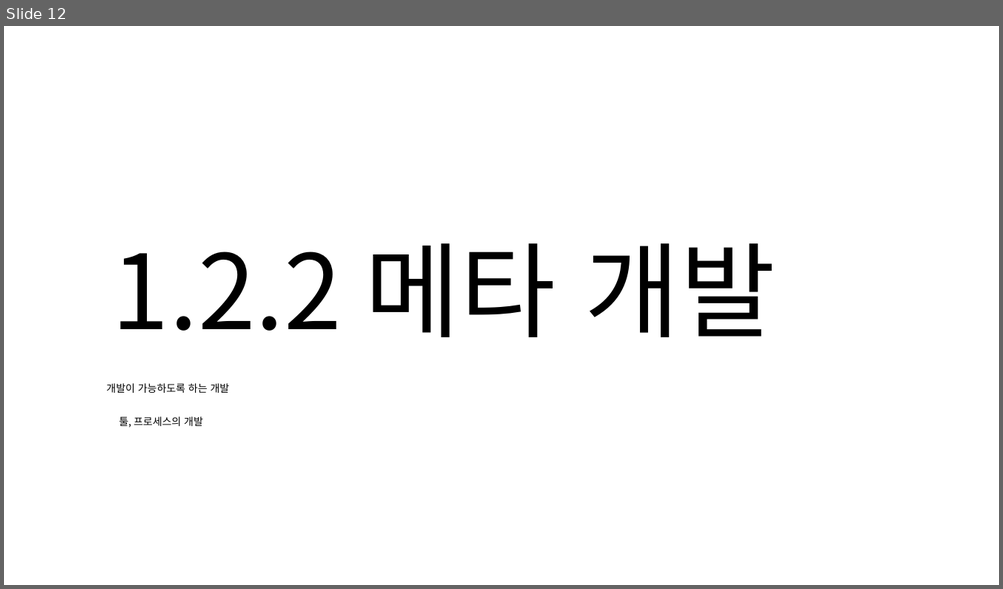
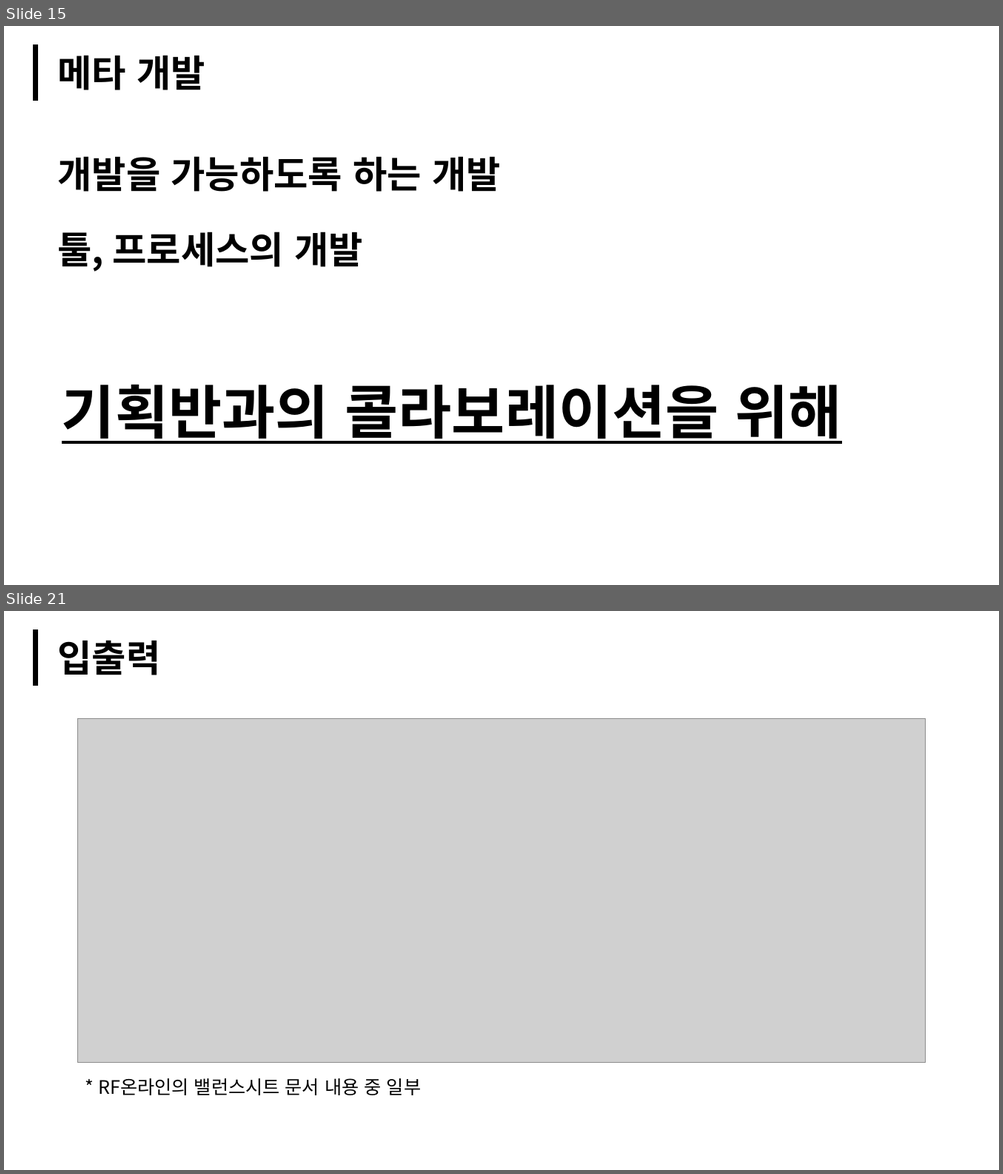
Before and after one commit to Bandyck/WinAPI_Serious, a slide deck: 0818.PPT문서제작/WinApiProject_Serious_임경태.pptx. Shown one above the other, each under a label of ours: slide 12 before the commit, slides 15 and 21 after it; the slides between them are not shown. The pictures are 1003x589 and 1003x1174 pixels, drawn with LibreOffice and Linux fonts; fonts in the diff are those of the drawing; grey boxes stand for pictures. Boxes give left, top, right and bottom in pixels: in the first picture for what was removed or moved away, otherwise in the second. Text is boxed around its words. In the diff, an @@ line names an element or a change of style, - is before the commit and + after.

```diff
--- a/0818.PPT문서제작/WinApiProject_Serious_임경태.pptx
+++ b/0818.PPT문서제작/WinApiProject_Serious_임경태.pptx
@@ slide 21 added at <box>4,611,999,1170</box>, background #FFFFFF @@
@@ line added from (35, 629) to (35, 686), #000000 5 pt @@
@@ text added at <box>57,640,160,675</box>, 36 pt, text #000000, bold @@
+입출력
@@ picture added at <box>78,719,925,1062</box> @@
@@ text added at <box>98,1079,421,1096</box>, 18 pt, text #000000 @@
+* RF온라인의 밸런스시트 문서 내용 중 일부
@@ what was slide 12 is now slide 15 @@
@@ slide 15 changed as well @@
@@ line added from (35, 44) to (35, 101), #000000 5 pt @@
@@ text at <box>57,55,205,90</box>: text changed; size 100 to 36 pt; font Noto Sans CJK KR to Montserrat; bold on @@
-1.2.2 메타 개발
+메타 개발
@@ text at <box>57,156,501,192</box>: text changed; size 10 to 36 pt; bold on @@
-개발이 가능하도록 하는 개발
+개발을 가능하도록 하는 개발
@@ text "툴, 프로세스의 개발": place and size @@
-text "툴, 프로세스의 개발" at <box>119,417,203,428</box>
+text "툴, 프로세스의 개발" at <box>57,232,363,272</box>
@@ text "툴, 프로세스의 개발" at <box>57,232,363,272</box>: size 10 to 36 pt, bold on @@
@@ text added at <box>62,384,842,444</box>, 56 pt, text #000000, bold, underline @@
+기획반과의 콜라보레이션을 위해
```
Also in this commit, not shown: 7 other slides changed, 18 other slides added, 11 slides removed.
